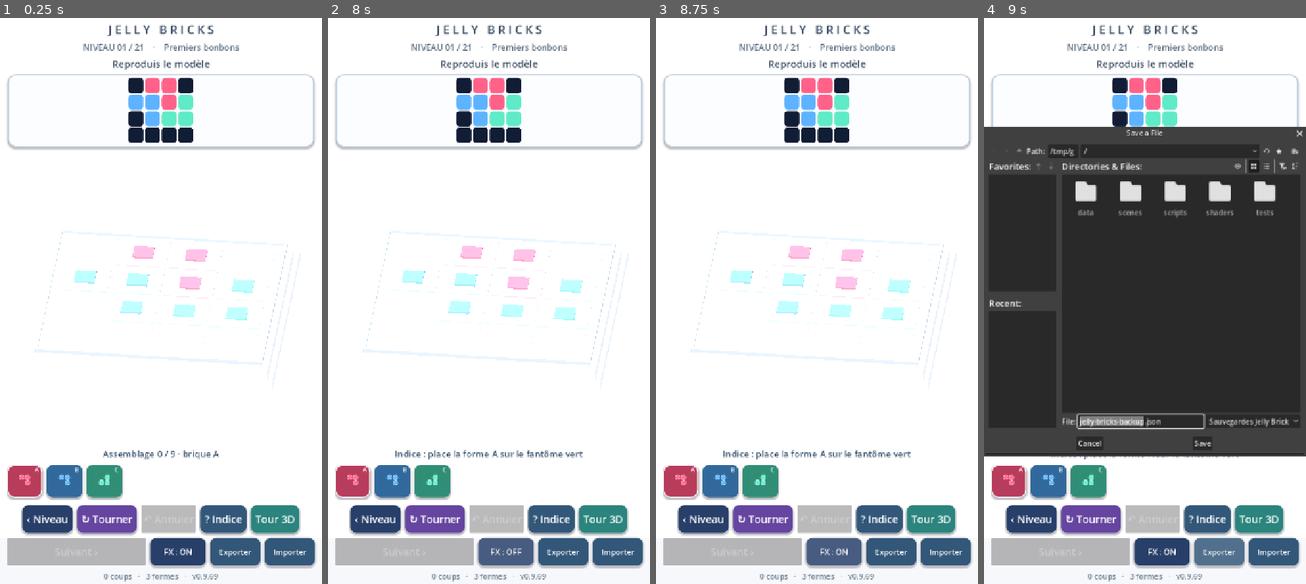
Above: before the commit, frames 1-4 (left to right).
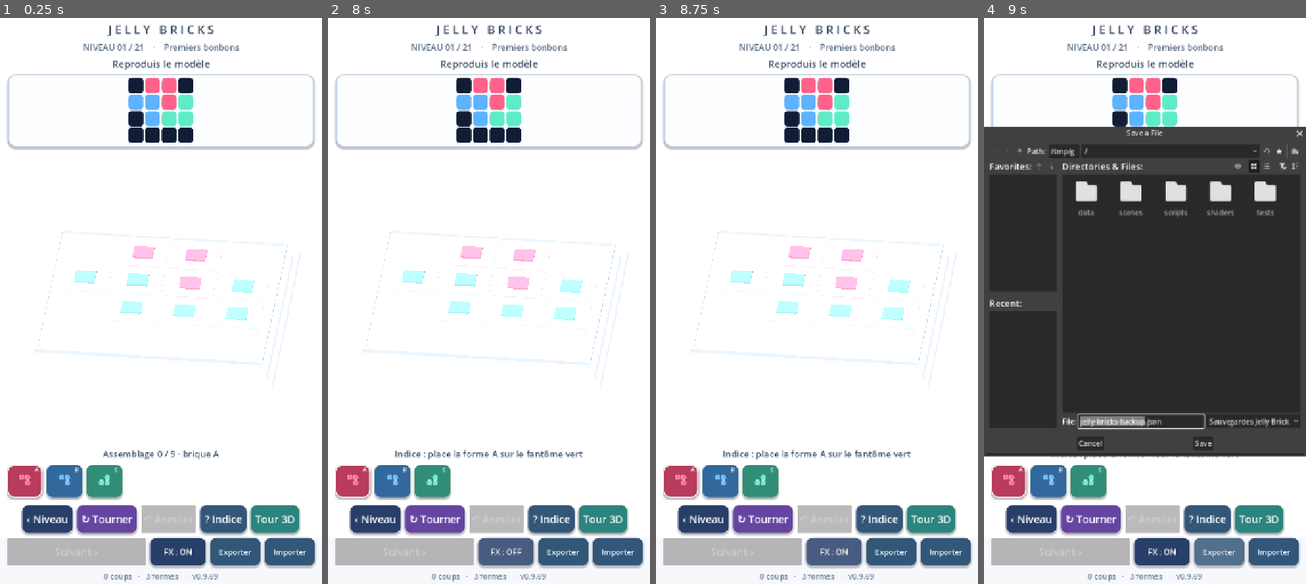
Above: after the commit, the same moments.

Repository: dbrckk/Jelly-bricks
Game: Godot game, scene res://scenes/main.tscn
Two runs of this game, one before a commit and one after it. Both use one fixed random seed, a clock stepped at 60 frames per second and the inputs below.
Inputs (mouse positions are in pixels of both pictures, inside the frame that each line leads up to):
- Up to frame 1 (0.25 s): no input
- Up to frame 2 (8 s): click (353, 482) at 0.52 s; click (392, 482) at 1.27 s; click (431, 482) at 2.02 s; click "‹ Niveau" at 2.75 s; click "↻ Tourner" at 3.5 s; click "? Indice" at 4.25 s; click "Tour 3D" at 5 s; click "↓ Poser" at 5.75 s; click "‹ Puzzles" at 6.5 s; click "FX : ON" at 7.25 s
- Up to frame 3 (8.75 s): click "FX : OFF" at 8 s
- Up to frame 4 (9 s): click "Exporter" at 8.75 s

Frames 1-3 are identical in both runs. In frame 4, 0.9% of the frame differs, in the area x 0-98%, y 22-78%.

Commit message:
fix(godot): synchronize ground caustics with actual jelly landing

Diff:
--- a/native-godot/scripts/stack_mode.gd
+++ b/native-godot/scripts/stack_mode.gd
@@ -57,6 +57,9 @@
 var motion_tweens: Array[Tween] = []
 var contact_material: ShaderMaterial
 var caustic_batch: MultiMeshInstance3D
+# No transmitted floor glow until a newly placed brick really lands.
+# -1 means every persisted ground brick is already at rest.
+var pending_caustic_index: int = -1
 var gallery_coat: ShaderMaterial
 var gallery_shadow_material: StandardMaterial3D
 var gallery_shadow_key: DirectionalLight3D
@@ -1226,6 +1229,11 @@
         if tween != null and tween.is_valid():
             tween.kill()
     motion_tweens.clear()
+    # A new gesture, Undo or mode change settles any previous flight.
+    # Its colored floor projection must be restored just like GelContact.
+    if pending_caustic_index >= 0:
+        pending_caustic_index = -1
+        _refresh_caustics()
     for i in range(mini(bricks.size(), brick_nodes.size())):
         var node: Node3D = brick_nodes[i]
         if is_instance_valid(node):
@@ -1266,7 +1274,12 @@
         return
     var on_ground: Array[Dictionary] = []
     var projected: Array[Dictionary] = gallery_demo_entries if gallery_demo_active else bricks
-    for entry in projected:
+    for index in range(projected.size()):
+        # The last brick is saved immediately but its visual fall takes .29s.
+        # Do not project its light onto the floor before contact.
+        if not gallery_demo_active and index == pending_caustic_index:
+            continue
+        var entry: Dictionary = projected[index]
         if int(entry["layer"]) == 0:
             on_ground.append(entry)
     var batch: MultiMesh = caustic_batch.multimesh
@@ -1285,6 +1298,12 @@
         batch.set_instance_transform(index, Transform3D(scale, center))
         batch.set_instance_color(index, Color(
             COLORS[int(entry["color"])]).lerp(Color.WHITE, .12))
+
+func _finish_ground_caustic() -> void:
+    if pending_caustic_index < 0:
+        return
+    pending_caustic_index = -1
+    _refresh_caustics()
 
 func _rebuild() -> void:
     _stop_motion()
@@ -1379,6 +1398,7 @@
         host._play_feedback("reject", 10)
         _refresh_labels("Stockage indisponible · brique non posée")
         return
+    pending_caustic_index = bricks.size() - 1
     _refresh_caustics()
     var node := _build_piece(entry, false)
     node.position = _world_position(entry) + Vector3(0, .85, 0)
@@ -1409,6 +1429,7 @@
     var contact_event: Tween = create_tween()
     motion_tweens.append(contact_event)
     contact_event.tween_interval(.29)
+    contact_event.tween_callback(_finish_ground_caustic)
     contact_event.tween_callback(func(): node.get_node("GelContact").visible = true)
     contact_event.tween_callback(_emit_contact_feedback.bind(
         Color(COLORS[selected_color]), selected_length, int(entry["layer"]),
